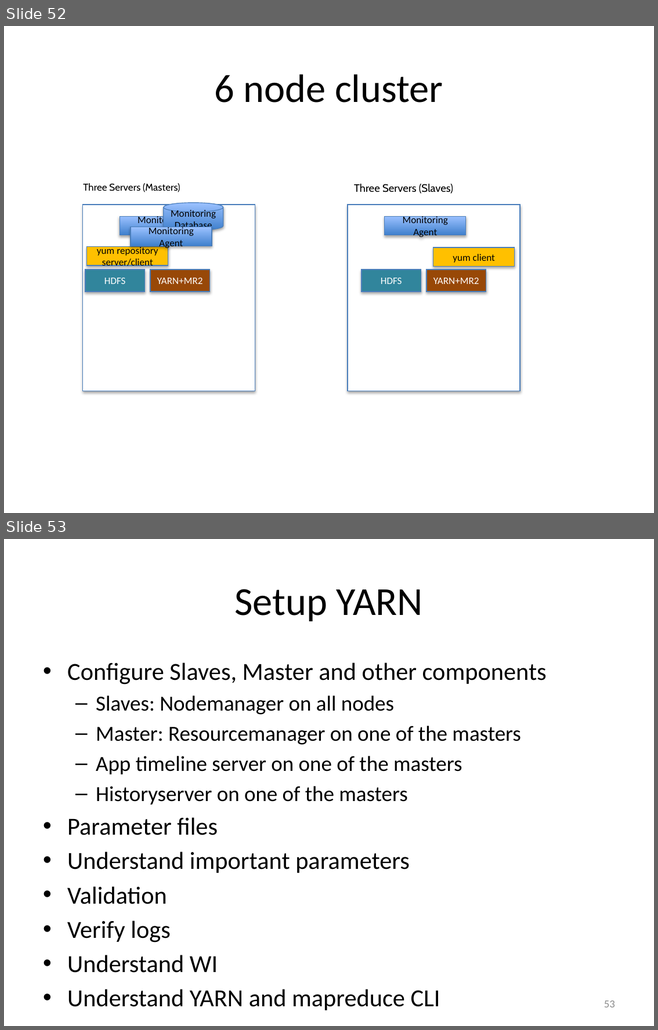
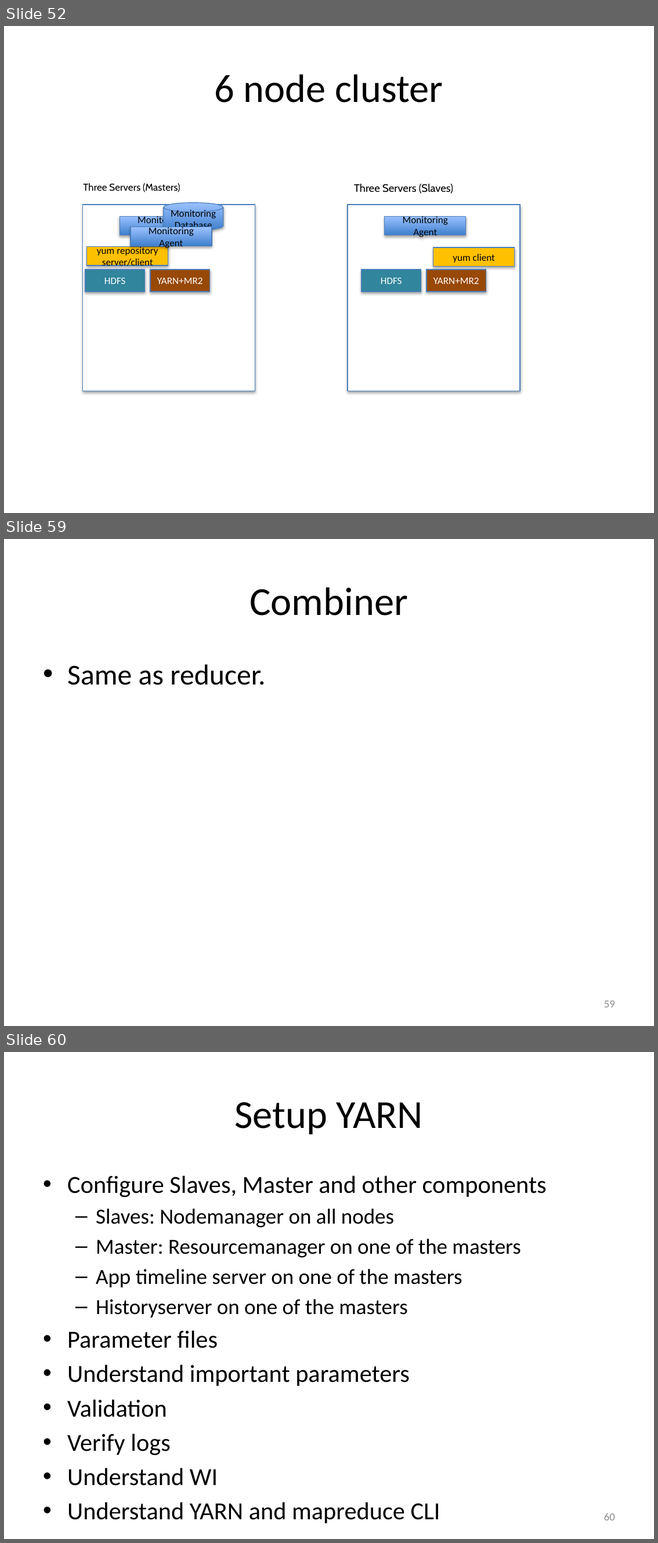
Before and after one commit to rakeshtds/HadoopCoreDev, a slide deck: ppts/SetupHadoopCoreComponents.pptx. Shown one above the other, each under a label of ours: slides 52 and 53 before the commit, slides 52, 59 and 60 after it; the slides between them are not shown. The pictures are 658x1030 and 658x1543 pixels, drawn with LibreOffice and Linux fonts; fonts in the diff are those of the drawing. Boxes give left, top, right and bottom in pixels: in the first picture for what was removed or moved away, otherwise in the second. Text is boxed around its words. In the diff, an @@ line names an element or a change of style, - is before the commit and + after.

```diff
--- a/ppts/SetupHadoopCoreComponents.pptx
+++ b/ppts/SetupHadoopCoreComponents.pptx
@@ slide 59 added at <box>4,539,654,1026</box>, background #FFFFFF @@
@@ title added at <box>249,587,408,616</box>, 44 pt, text #000000 @@
+Combiner
@@ text added at <box>67,664,265,685</box>, 32 pt, text #000000 @@
+• Same as reducer.
@@ page number added at <box>604,1001,615,1008</box>, 12 pt, text #8C8C8C @@
+59
@@ what was slide 53 is now slide 60 @@
@@ page number at <box>604,1513,615,1521</box>: text changed @@
-53
+60
```
Also in this commit, not shown: 6 other slides added, 19 other files.
